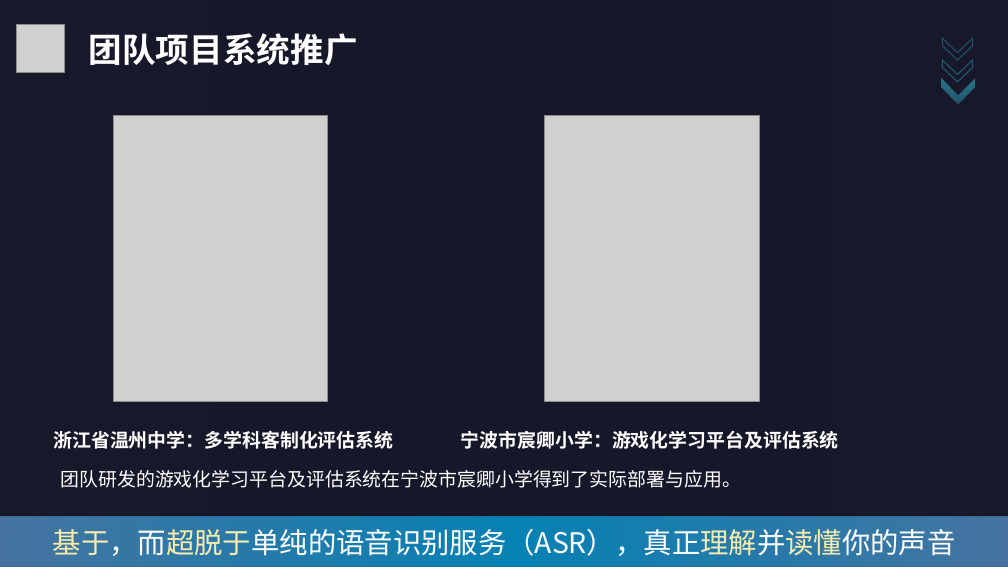
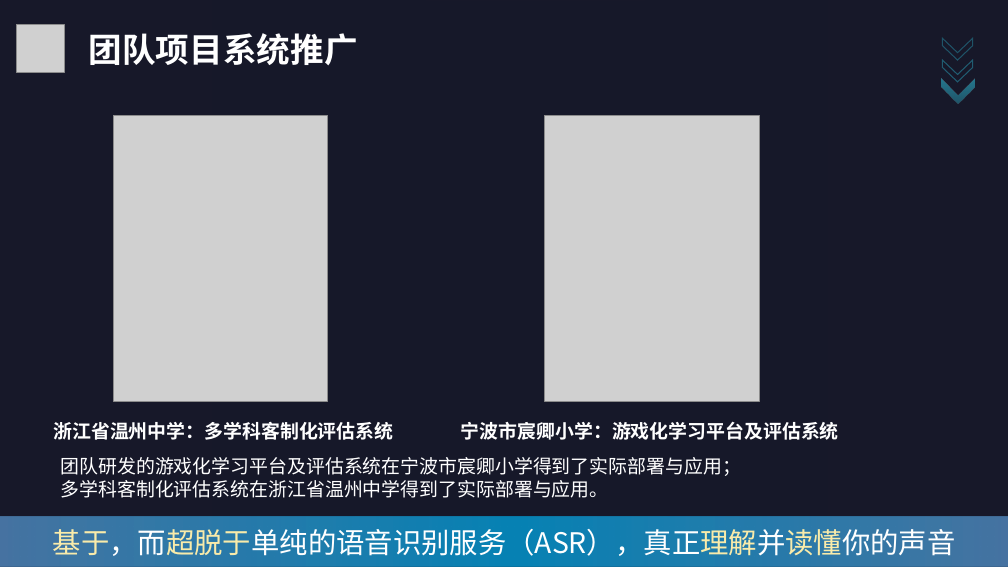
Before and after one commit to C32-SoundTech/SoundTech, a slide deck: slide 8 of 作品提交材料/S5.团队完成过程/团队完成过程.pptx. Drawn at 1008x567 pixels with LibreOffice and Linux fonts; fonts in the diff are those of the drawing; grey boxes stand for pictures; background and template pictures are left out; a plain dark background stands for a picture behind light text. Boxes give left, top, right and bottom in pixels: in the first picture for what was removed or moved away, otherwise in the second. Text is boxed around its words. In the diff, an @@ line names an element or a change of style, - is before the commit and + after.

Commit message:
docs: 撰写系统数据库设计

```diff
--- a/作品提交材料/S5.团队完成过程/团队完成过程.pptx
+++ b/作品提交材料/S5.团队完成过程/团队完成过程.pptx
@@ text "浙江省温州中学：多学科客制化评估系统": place and size @@
-text "浙江省温州中学：多学科客制化评估系统" at [53,431,393,449]
+text "浙江省温州中学：多学科客制化评估系统" at [53,422,393,440]
@@ text "宁波市宸卿小学：游戏化学习平台及评估系统": place and size @@
-text "宁波市宸卿小学：游戏化学习平台及评估系统" at [461,430,839,449]
+text "宁波市宸卿小学：游戏化学习平台及评估系统" at [461,421,839,440]
@@ text at [61,457,741,498]: text changed @@
-团队研发的游戏化学习平台及评估系统在宁波市宸卿小学得到了实际部署与应用。
+团队研发的游戏化学习平台及评估系统在宁波市宸卿小学得到了实际部署与应用；
+多学科客制化评估系统在浙江省温州中学得到了实际部署与应用。
```
Also in this commit, not shown: 1 other slide changed.
